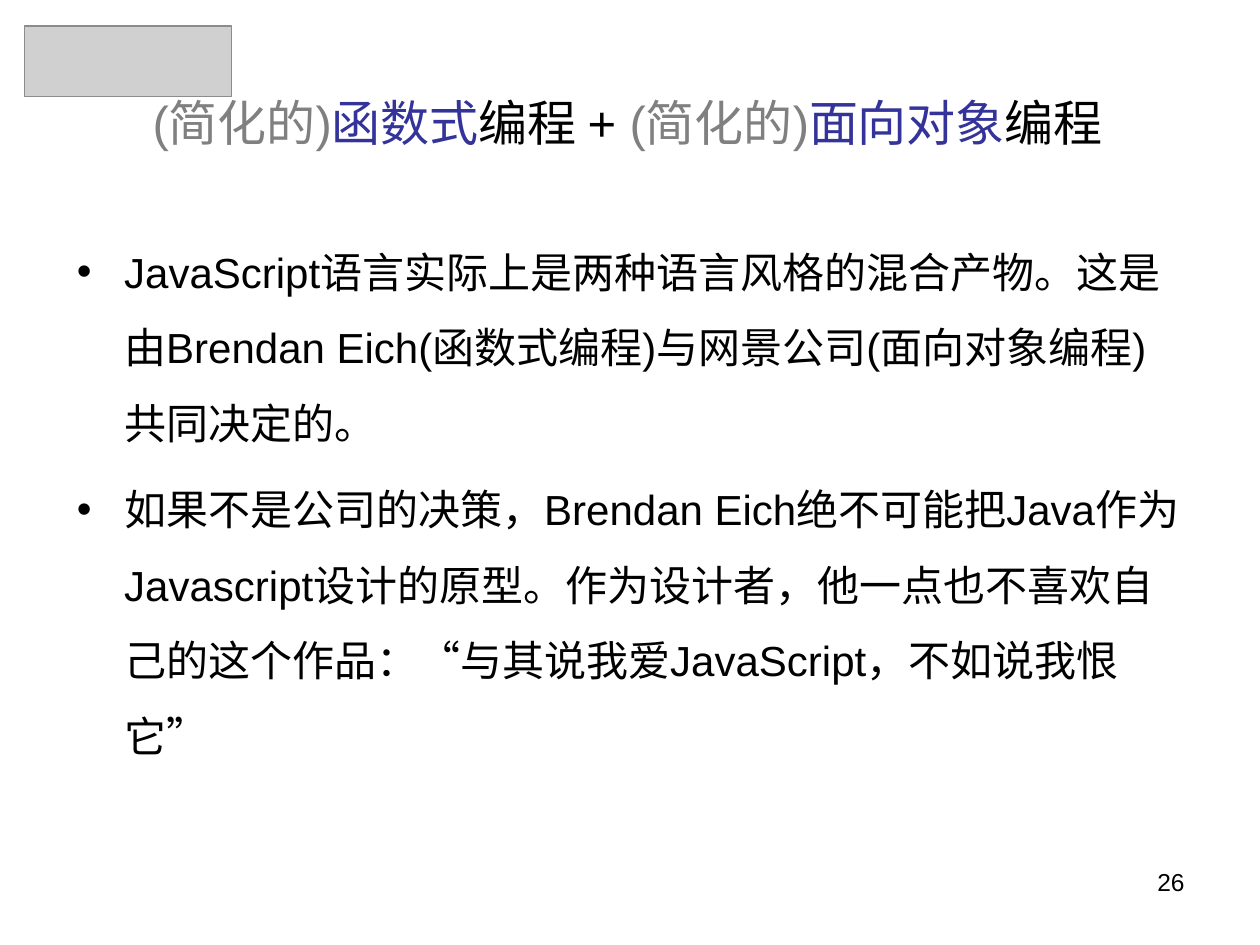
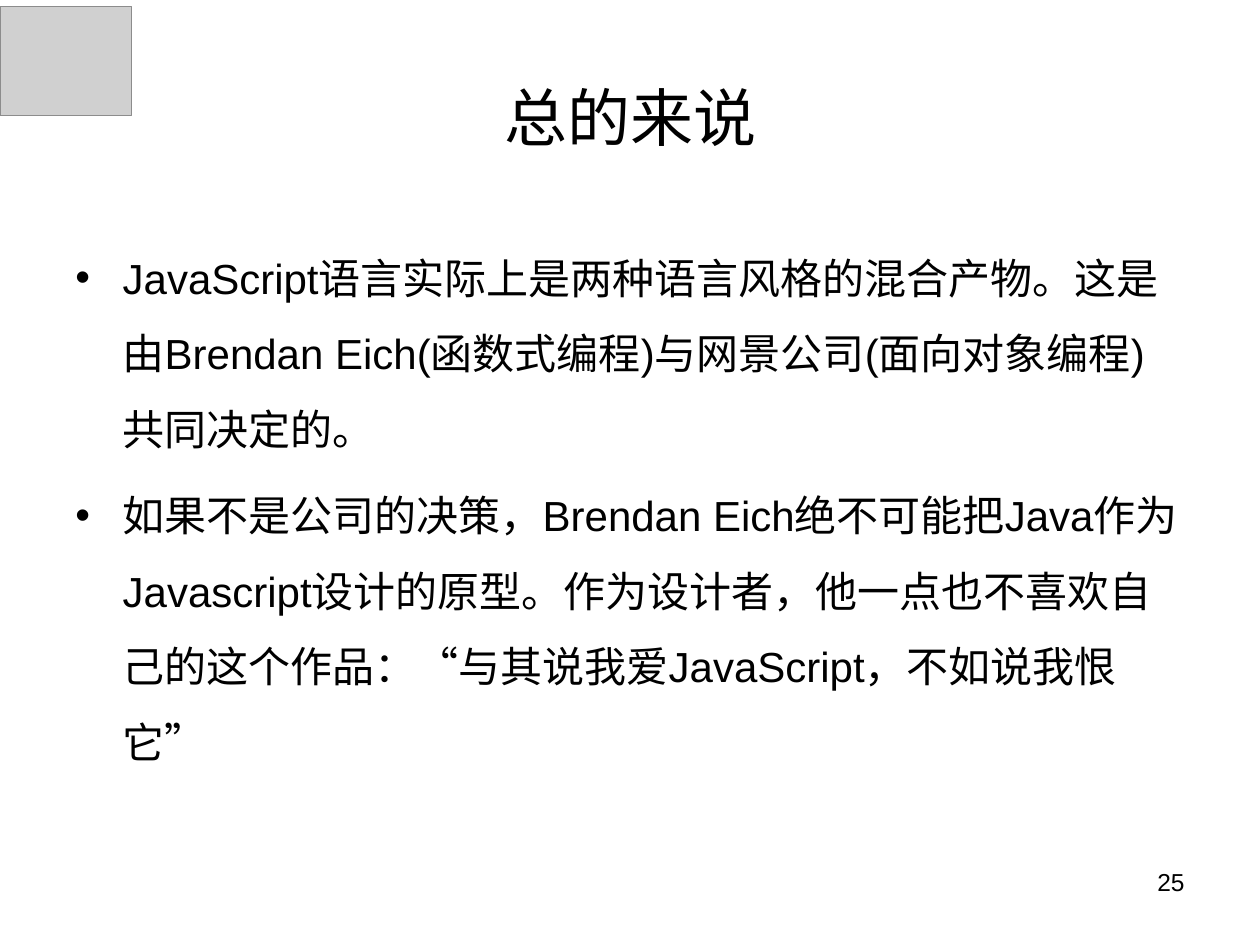
Before and after one commit to panxuepeng/javascript, a slide deck: slide 25 of ppt/第一天课程.ppt (slide 26 before the commit). Drawn at 1260x945 pixels with LibreOffice and Linux fonts; fonts in the diff are those of the drawing; grey boxes stand for pictures. Boxes give left, top, right and bottom in pixels: in the first picture for what was removed or moved away, otherwise in the second. Text is boxed around its words. In the diff, an @@ line names an element or a change of style, - is before the commit and + after.

```diff
--- a/ppt/第一天课程.ppt
+++ b/ppt/第一天课程.ppt
@@ picture: place and size @@
-picture at [25,26,232,97]
+picture at [0,6,132,116]
@@ title added at [504,88,756,146], 36 pt, text #000000 @@
+总的来说
@@ text removed at [153,102,1103,151] @@
-(简化的)函数式编程 + (简化的)面向对象编程
@@ text "JavaScript语言实际上是两种语言风格的混合产物。这是由Brendan Eich(函数式编程)与网景公司(面向对象 ...": place and size @@
-text "JavaScript语言实际上是两种语言风格的混合产物。这是由Brendan Eich(函数式编程)与网景公司(面向对象 ..." at [124,254,1160,755]
+text "JavaScript语言实际上是两种语言风格的混合产物。这是由Brendan Eich(函数式编程)与网景公司(面向对象 ..." at [123,260,1159,761]
@@ page number at [1157,874,1184,892]: text changed @@
-26
+25
```
Also in this commit, not shown: 10 other slides changed, 10 slides added, 4 slides removed, 22 other files.
